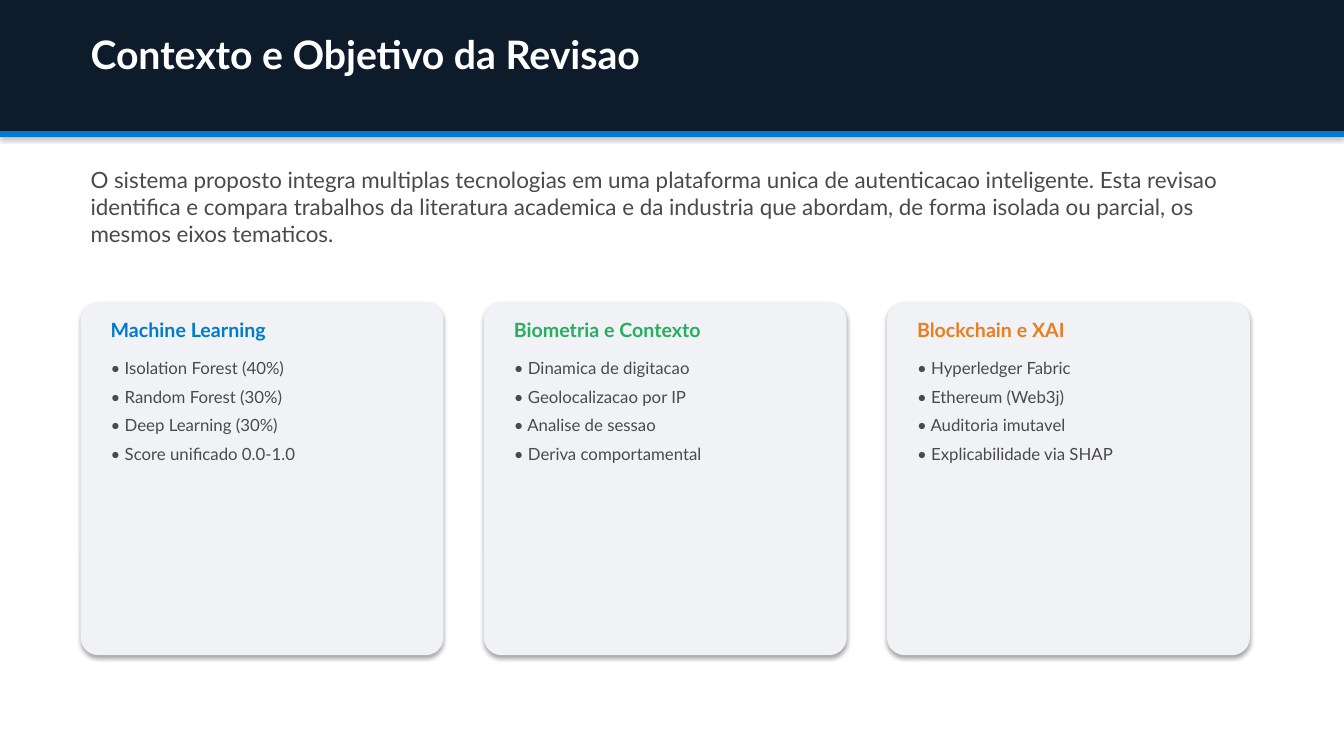
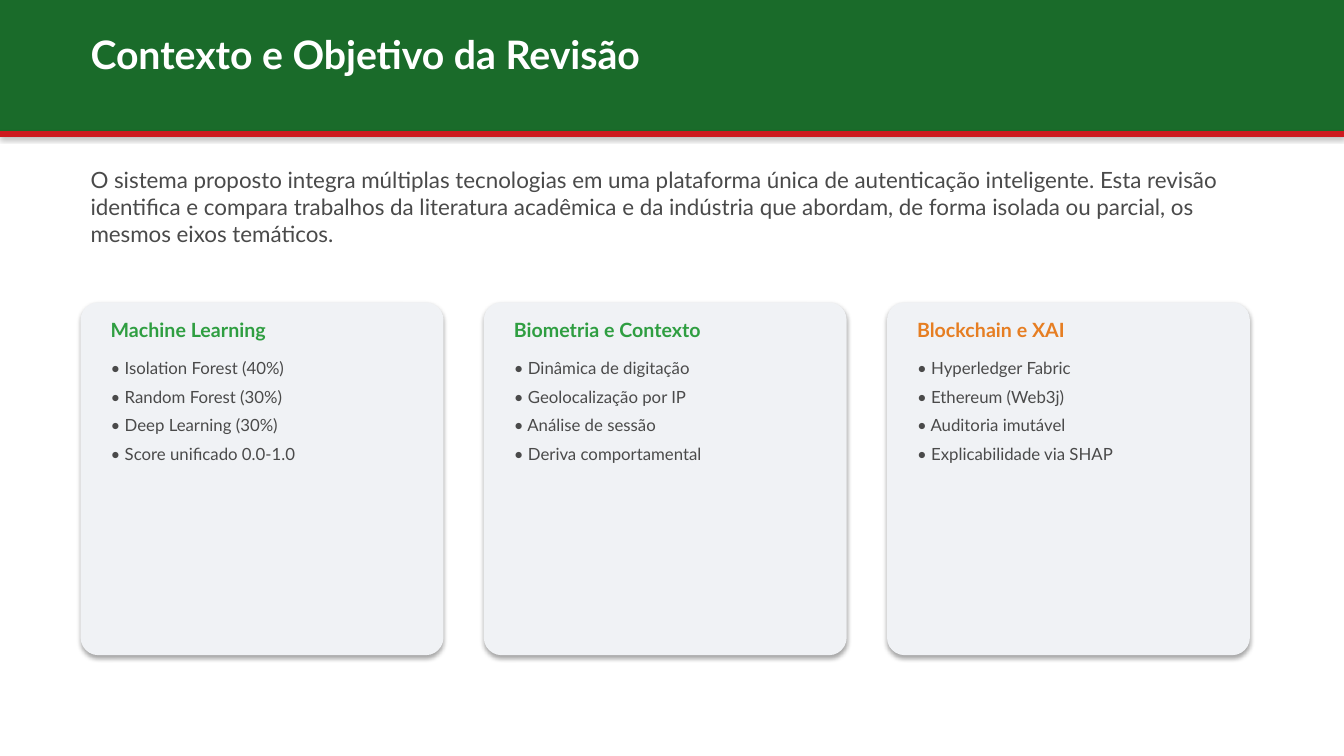
Before and after one commit to jgbcientista/gestao-autonomo, a slide deck: slide 3 of docs/trabalhos-relacionados.pptx. Drawn at 1344x756 pixels with LibreOffice and Linux fonts; fonts in the diff are those of the drawing. Boxes give left, top, right and bottom in pixels: in the first picture for what was removed or moved away, otherwise in the second. Text is boxed around its words. In the diff, an @@ line names an element or a change of style, - is before the commit and + after.

```diff
--- a/docs/trabalhos-relacionados.pptx
+++ b/docs/trabalhos-relacionados.pptx
@@ rectangle at bbox=[0, 0, 1344, 131]: fill #0D1B2A to #1A6B2A @@
@@ text at bbox=[91, 40, 640, 76]: text changed @@
-Contexto e Objetivo da Revisao
+Contexto e Objetivo da Revisão
@@ rectangle at bbox=[0, 131, 1344, 137]: fill #007ACC to #CD191E @@
@@ text at bbox=[91, 171, 1217, 242]: text changed @@
-O sistema proposto integra multiplas tecnologias em uma plataforma unica de autenticacao inteligente. Esta revisao identifica e compara trabalhos da literatura academica e da industria que abordam, de forma isolada ou parcial, os mesmos eixos tematicos.
+O sistema proposto integra múltiplas tecnologias em uma plataforma única de autenticação inteligente. Esta revisão identifica e compara trabalhos da literatura acadêmica e da indústria que abordam, de forma isolada ou parcial, os mesmos eixos temáticos.
@@ text "Machine Learning" at bbox=[111, 322, 266, 341]: text colour #007ACC to #2F9E41 @@
@@ text "Biometria e Contexto" at bbox=[514, 322, 700, 337]: text colour #27AE60 to #2F9E41 @@
@@ text at bbox=[527, 361, 689, 431]: text changed @@
-• Dinamica de digitacao
-• Geolocalizacao por IP
-• Analise de sessao
+• Dinâmica de digitação
+• Geolocalização por IP
+• Análise de sessão
@@ text at bbox=[931, 418, 1066, 431]: text changed @@
-• Auditoria imutavel
+• Auditoria imutável
```
Also in this commit, not shown: 16 other slides changed, 2 other files.
